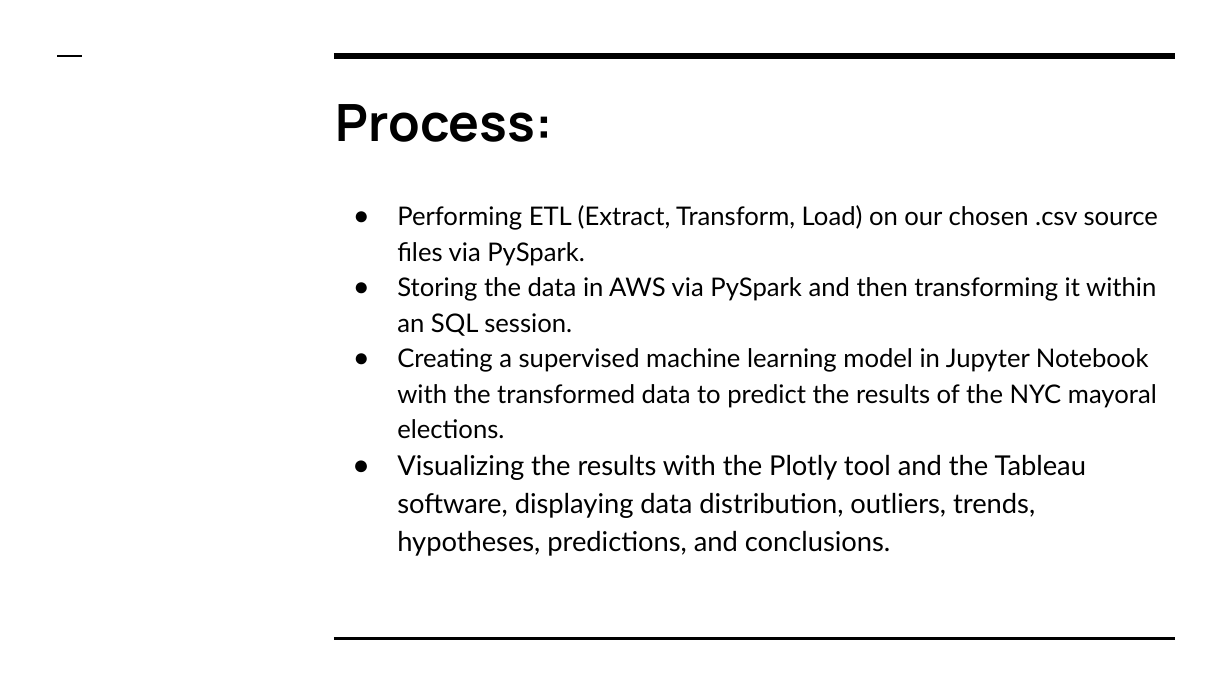
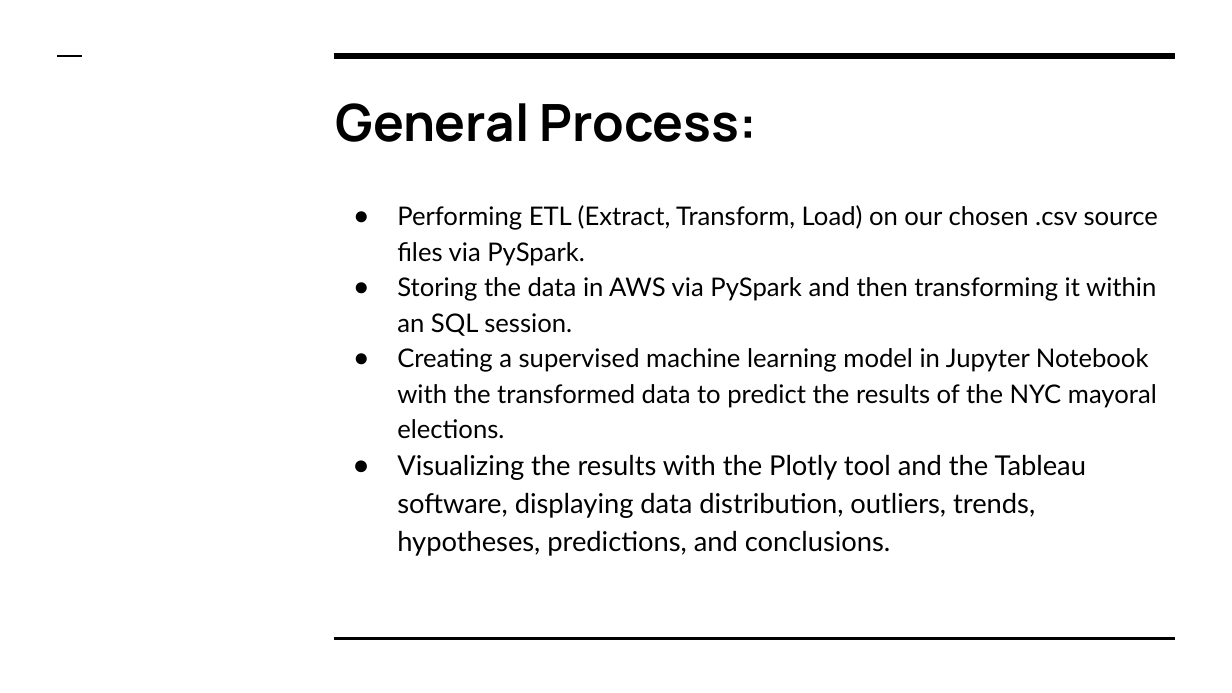
Before and after one commit to ssheggrud/Mod_20_Project, a slide deck: slide 4 of Presentation/Group5Presentation.pptx. Drawn at 1232x693 pixels with LibreOffice and Linux fonts; fonts in the diff are those of the drawing. Boxes give left, top, right and bottom in pixels: in the first picture for what was removed or moved away, otherwise in the second. Text is boxed around its words. In the diff, an @@ line names an element or a change of style, - is before the commit and + after.

```diff
--- a/Presentation/Group5Presentation.pptx
+++ b/Presentation/Group5Presentation.pptx
@@ title at (336, 103, 757, 142): text changed @@
-Process:
+General Process:
```
Also in this commit, not shown: 1 other slide changed, 3 slides added, 1 slide removed.
